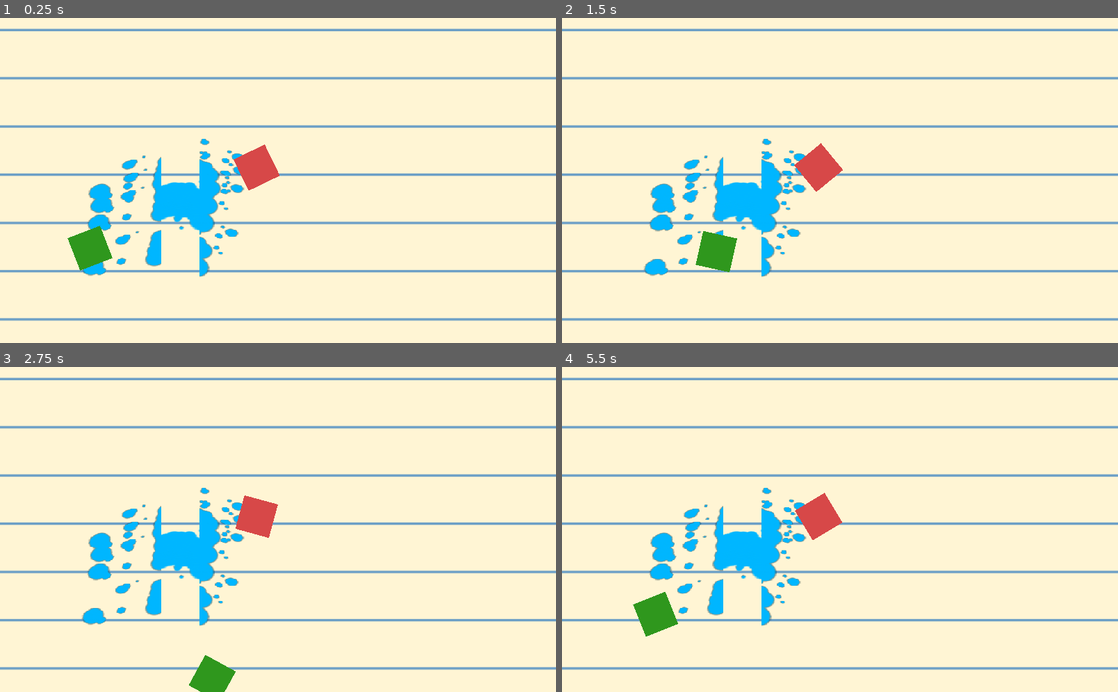
Above: before the commit, frames 1-4 (two rows, left to right).
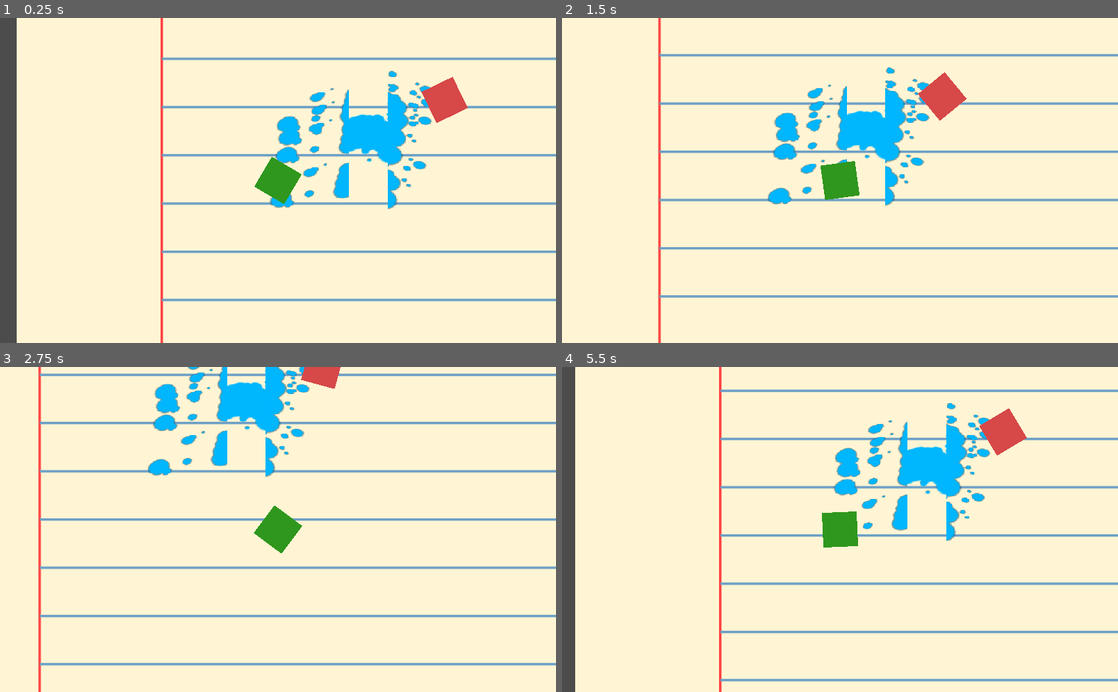
Above: after the commit, the same moments.

Repository: kevinlights/chromatic-fever
Game: Godot game, scene res://Game.tscn
Same seed, same stepped clock (60 frames per second), same inputs: the game is played once before the commit and once after it.
Inputs (mouse positions are in pixels of both pictures, inside the frame that each line leads up to):
- Up to frame 1 (0.25 s): no input
- Up to frame 2 (1.5 s): tap Enter at 0.5 s; move the mouse to (962, 164) at 0.52 s; hold Right (ui_right) 0.53-1.28 s; move the mouse to (728, 196) at 1.27 s; hold Down (ui_down) from 1.28 s (still down)
- Up to frame 3 (2.75 s): move the mouse to (333, 458) at 2.02 s; release Down (ui_down) at 2.03 s; hold Right (ui_right) from 2.03 s (still down)
- Up to frame 4 (5.5 s): move the mouse to (812, 594) at 2.77 s; release Right (ui_right) at 2.78 s; hold Up (ui_up) 2.78-3.53 s; move the mouse to (1006, 578) at 3.52 s; hold Left (ui_left) 3.53-5.03 s; move the mouse to (673, 480) at 4.27 s; move the mouse to (867, 529) at 5.02 s; hold Down (ui_down) from 5.03 s (still down)

The runs differ from the first frame. In frame 1, 22% of the frame differs, in the area x 0-100%, y 0-100%; in frame 2, 19%; in frame 3, 20%; in frame 4, 22%.

Commit message:
SCREEN SHAKE ET FRAME FREEZE BWAAAAAAH

Diff:
--- a/Enemies/Enemy.gd
+++ b/Enemies/Enemy.gd
@@ -1,6 +1,9 @@
 extends KinematicBody2D
 
 class_name Enemy
+
+signal screen_freeze(duration)
+signal screen_shake(duration)
 
 export var acceleration : int = 300
 export var deceleration : int = 300
@@ -47,6 +50,8 @@
 	health -= 1
 	if health <= 0:
 		die()
+	emit_signal("screen_freeze",1)
+	emit_signal("screen_shake",0.8)
 
 func die():
 	get_parent().remove_child(self)
--- a/Enemies/Enemy.tscn
+++ b/Enemies/Enemy.tscn
@@ -10,7 +10,10 @@
 [sub_resource type="RectangleShape2D" id=2]
 extents = Vector2( 32, 32 )
 
-[node name="Enemy" type="KinematicBody2D"]
+[node name="Enemy" type="KinematicBody2D" groups=[
+"screen_freezers",
+"screen_shakers",
+]]
 script = ExtResource( 1 )
 
 [node name="BoundingBox" type="CollisionShape2D" parent="."]
--- /dev/null
+++ b/Player/Camera2D.gd
@@ -0,0 +1,41 @@
+extends Camera2D
+
+#Shake configuration
+export var shake_amplitude : Vector2 = Vector2(6,6)
+export(float, EASE) var SHAKE_DAMP_EASING = 1.0
+
+# Shake vars
+var shake : bool = false
+var shake_timer : Timer = Timer.new()
+var shake_duration : float = 0.8 # sec
+
+func _ready():
+	randomize()
+	shake_timer.set_one_shot(true)
+	shake_timer.set_wait_time(shake_duration)
+	shake_timer.connect("timeout",self,"_on_shake_timeout")
+	add_child(shake_timer)
+
+	for screen_shaker in get_tree().get_nodes_in_group("screen_shakers"):
+		screen_shaker.connect("screen_shake",self,"_camera_shake")
+
+	for screen_freezer in get_tree().get_nodes_in_group("screen_freezers"):
+		screen_freezer.connect("screen_freeze",self,"_camera_freeze")
+
+func _process(delta):
+	if shake:
+		var damping = ease(shake_timer.time_left/shake_timer.wait_time,SHAKE_DAMP_EASING)
+		offset = Vector2(rand_range(shake_amplitude.x,-shake_amplitude.x),rand_range(shake_amplitude.y,-shake_amplitude.y))
+		offset *= damping
+
+func _on_shake_timeout():
+	shake = false
+
+func _camera_shake(duration : float):
+	shake_duration = duration
+	shake_timer.wait_time = shake_duration
+	shake = true
+	shake_timer.start()
+
+func _camera_freeze(duration : float):
+	OS.delay_msec(duration*100)
--- a/Player/Player.gd
+++ b/Player/Player.gd
@@ -35,6 +35,7 @@
 	projectile_timer.set_one_shot(true)
 	projectile_timer.set_wait_time(firing_rate)
 	projectile_timer.connect("timeout",self,"_on_firing_rate_timeout")
+
 	add_child(projectile_timer)
 
 func _physics_process(delta):
--- a/Player/Player.tscn
+++ b/Player/Player.tscn
@@ -1,8 +1,9 @@
-[gd_scene load_steps=6 format=2]
+[gd_scene load_steps=7 format=2]
 
 [ext_resource path="res://Player/Player.gd" type="Script" id=1]
 [ext_resource path="res://Player/PlayerHitBox.gd" type="Script" id=2]
 [ext_resource path="res://Assets/square.png" type="Texture" id=3]
+[ext_resource path="res://Player/Camera2D.gd" type="Script" id=4]
 
 [sub_resource type="RectangleShape2D" id=1]
 extents = Vector2( 32, 32 )
@@ -30,3 +31,7 @@
 
 [node name="Sprite" type="Sprite" parent="."]
 texture = ExtResource( 3 )
+
+[node name="Camera2D" type="Camera2D" parent="."]
+current = true
+script = ExtResource( 4 )
--- a/Player/Projectile.gd
+++ b/Player/Projectile.gd
@@ -18,5 +18,5 @@
 		connect("area_entered",enemy.get_node("HitBox"),"_on_projectile_hit")
 	connect("area_entered",self,"_on_projectile_hit")
 
-func _on_projectile_hit():
+func _on_projectile_hit(area : Area2D):
 	get_parent().remove_child(self)
--- a/project.godot
+++ b/project.godot
@@ -49,6 +49,34 @@
 "events": [ Object(InputEventJoypadButton,"resource_local_to_scene":false,"resource_name":"","device":0,"button_index":3,"pressure":0.0,"pressed":false,"script":null)
  ]
 }
+ui_left={
+"deadzone": 0.5,
+"events": [ Object(InputEventKey,"resource_local_to_scene":false,"resource_name":"","device":0,"alt":false,"shift":false,"control":false,"meta":false,"command":false,"pressed":false,"scancode":16777231,"unicode":0,"echo":false,"script":null)
+, Object(InputEventJoypadButton,"resource_local_to_scene":false,"resource_name":"","device":0,"button_index":14,"pressure":0.0,"pressed":false,"script":null)
+, Object(InputEventKey,"resource_local_to_scene":false,"resource_name":"","device":0,"alt":false,"shift":false,"control":false,"meta":false,"command":false,"pressed":false,"scancode":81,"unicode":0,"echo":false,"script":null)
+ ]
+}
+ui_right={
+"deadzone": 0.5,
+"events": [ Object(InputEventKey,"resource_local_to_scene":false,"resource_name":"","device":0,"alt":false,"shift":false,"control":false,"meta":false,"command":false,"pressed":false,"scancode":16777233,"unicode":0,"echo":false,"script":null)
+, Object(InputEventJoypadButton,"resource_local_to_scene":false,"resource_name":"","device":0,"button_index":15,"pressure":0.0,"pressed":false,"script":null)
+, Object(InputEventKey,"resource_local_to_scene":false,"resource_name":"","device":0,"alt":false,"shift":false,"control":false,"meta":false,"command":false,"pressed":false,"scancode":68,"unicode":0,"echo":false,"script":null)
+ ]
+}
+ui_up={
+"deadzone": 0.5,
+"events": [ Object(InputEventKey,"resource_local_to_scene":false,"resource_name":"","device":0,"alt":false,"shift":false,"control":false,"meta":false,"command":false,"pressed":false,"scancode":16777232,"unicode":0,"echo":false,"script":null)
+, Object(InputEventJoypadButton,"resource_local_to_scene":false,"resource_name":"","device":0,"button_index":12,"pressure":0.0,"pressed":false,"script":null)
+, Object(InputEventKey,"resource_local_to_scene":false,"resource_name":"","device":0,"alt":false,"shift":false,"control":false,"meta":false,"command":false,"pressed":false,"scancode":90,"unicode":0,"echo":false,"script":null)
+ ]
+}
+ui_down={
+"deadzone": 0.5,
+"events": [ Object(InputEventKey,"resource_local_to_scene":false,"resource_name":"","device":0,"alt":false,"shift":false,"control":false,"meta":false,"command":false,"pressed":false,"scancode":16777234,"unicode":0,"echo":false,"script":null)
+, Object(InputEventJoypadButton,"resource_local_to_scene":false,"resource_name":"","device":0,"button_index":13,"pressure":0.0,"pressed":false,"script":null)
+, Object(InputEventKey,"resource_local_to_scene":false,"resource_name":"","device":0,"alt":false,"shift":false,"control":false,"meta":false,"command":false,"pressed":false,"scancode":83,"unicode":0,"echo":false,"script":null)
+ ]
+}
 ui_shoot={
 "deadzone": 0.5,
 "events": [ Object(InputEventKey,"resource_local_to_scene":false,"resource_name":"","device":0,"alt":false,"shift":false,"control":false,"meta":false,"command":false,"pressed":false,"scancode":32,"unicode":0,"echo":false,"script":null)
